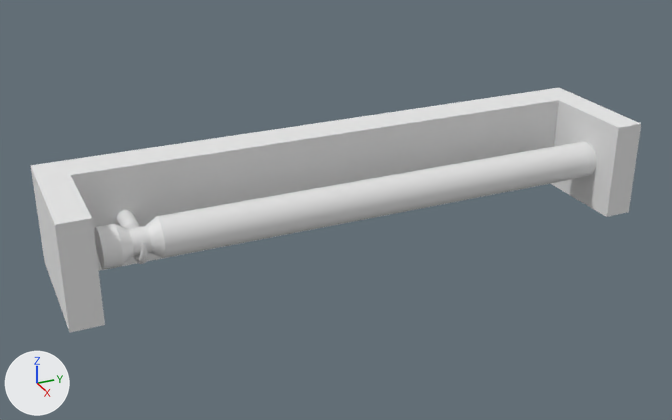
Before and after pictures for a commit that changed the Blender file assets/Models/paper towel wall mount.blend.
Camera for both pictures: a 50 mm camera at (0.57, -0.248, 0.25) aimed at (0.047, -0.013, -0.012). Lighting does not change. The marker at lower left points along +X, +Y and +Z.

The first picture shows 'Paper towel wall-mount', 'Spindle'.
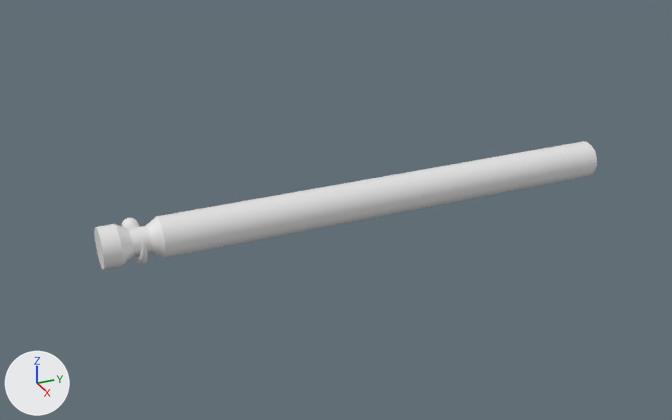
What differs and where, as boxes (x1, y1, x2, y2) in the pictures (672 x 420 px):
'Paper towel wall-mount', hidden: before (31, 88, 641, 332)

What changed in the scene script:
```text
Change ob_paper_towel_wall_mount:
    add ob_paper_towel_wall_mount.hide_viewport = True
```
